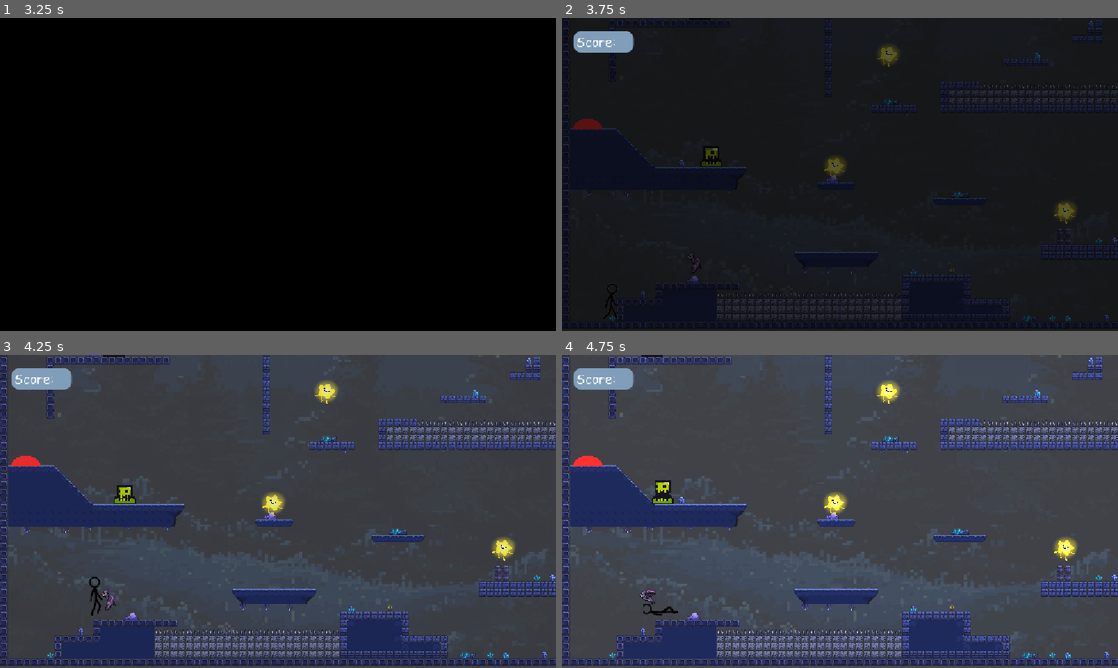
Above: before the commit, frames 1-4 (two rows, left to right).
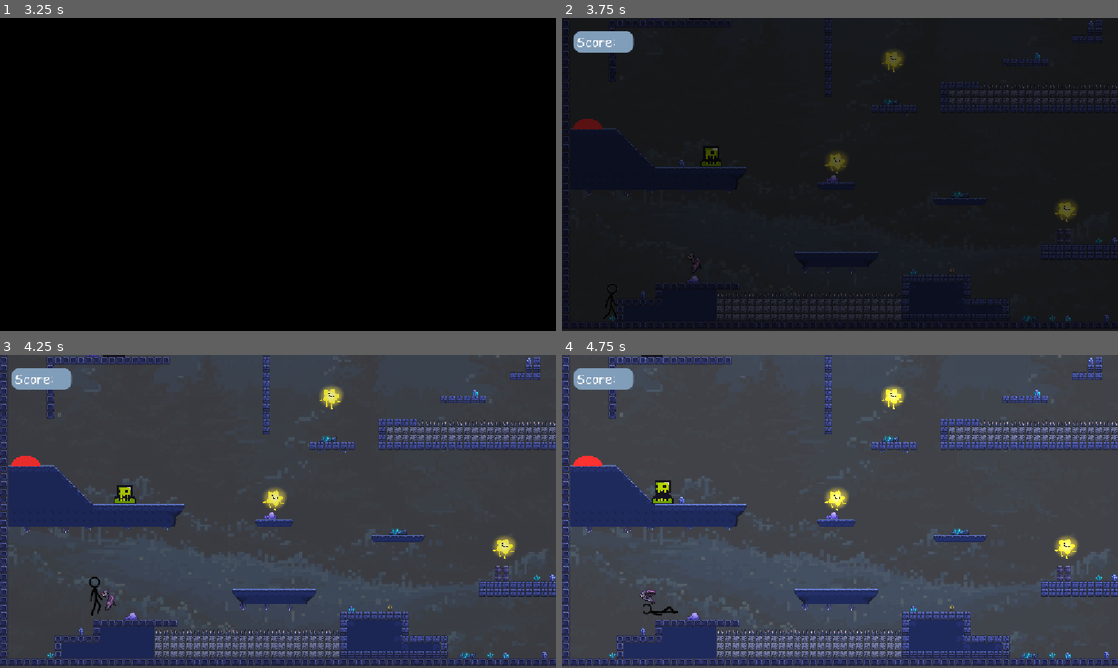
Above: after the commit, the same moments.

Repository: insertnewusername/moon-stealer
Game: Godot game, scene res://Scenes/startup.tscn
Same seed, same stepped clock (60 frames per second), same inputs: the game is played once before the commit and once after it. Sound files missing from this copy of the repository are replaced by a short silence.
Inputs (mouse positions are in pixels of both pictures, inside the frame that each line leads up to):
- Up to frame 1 (3.25 s): click "Play" at 0.5 s; click "Play" at 1.25 s; tap Enter (ui_accept) at 2, 2.27 s; move the mouse to (400, 158) at 2.02 s; hold Right (ui_right) 2.03-2.75 s; tap Space (attack) at 2.1 s; click (400, 158) at 2.17 s; click "Instructions" at 2.75 s
- Up to frame 2 (3.75 s): move the mouse to (728, 190) at 3.52 s; hold Right (ui_right) from 3.53 s (still down); tap Alt at 3.6 s
- Up to frame 3 (4.25 s): keep holding Right (ui_right); tap Enter (ui_accept) at 3.77 s
- Up to frame 4 (4.75 s): move the mouse to (895, 442) at 4.27 s; release Right (ui_right) at 4.28 s; hold Left (ui_left) from 4.28 s (still down); tap Shift at 4.35 s

Frame 1 is identical in both runs. In frame 2, 0.4% of the frame differs, in the area x 47-93%, y 8-66%; in frame 3, 0.7%; in frame 4, 0.7%.

Commit message:
star tweaks

Diff:
--- a/level1.tscn
+++ b/level1.tscn
@@ -1993,17 +1993,17 @@
 
 [node name="TileMapLayer" type="TileMapLayer" parent="TileMap" unique_id=941097287]
 texture_filter = 1
-tile_map_data = PackedByteArray("AAAKAC4AIQAAAAAAAAALAC4AIQA …(13808 unchanged characters)… AAAAAAAAxAO//IQAAAAAAAABBAOn/IQAAAAAAAAA=")
+tile_map_data = PackedByteArray("AAAKAC4AIQAAAAAAAAALAC4AIQA …(13808 unchanged characters)… AAAAAAAAxAO//IQAAAAAAAABBAOn/IQAAAAAAAAADANj/BAAAAAAAAAA=")
 tile_set = SubResource("TileSet_v38iq")
 
 [node name="stars" type="Node2D" parent="." unique_id=591725135]
 
 [node name="star" parent="stars" unique_id=427715207 instance=ExtResource("5_v8kj3")]
-position = Vector2(993.00006, 588.00006)
+position = Vector2(995, 585)
 scale = Vector2(0.28028435, 0.28028435)
 
 [node name="star2" parent="stars" unique_id=2141767363 instance=ExtResource("5_v8kj3")]
-position = Vector2(516, 495)
+position = Vector2(519.00006, 485)
 scale = Vector2(0.28028435, 0.28028435)
 
 [node name="star3" parent="stars" unique_id=2096741218 instance=ExtResource("5_v8kj3")]
@@ -2011,7 +2011,7 @@
 scale = Vector2(0.28028435, 0.28028435)
 
 [node name="star4" parent="stars" unique_id=480412674 instance=ExtResource("5_v8kj3")]
-position = Vector2(626, 264)
+position = Vector2(636.00006, 274)
 scale = Vector2(0.28028435, 0.28028435)
 
 [node name="star5" parent="stars" unique_id=1015182296 instance=ExtResource("5_v8kj3")]
@@ -2082,7 +2082,7 @@
 scale = Vector2(2.12, 2.12)
 
 [node name="bat6" parent="bats" unique_id=977322764 instance=ExtResource("40_bi6q3")]
-position = Vector2(374, -571)
+position = Vector2(451, -573)
 scale = Vector2(2.12, 2.12)
 
 [node name="bat7" parent="bats" unique_id=1695086718 instance=ExtResource("40_bi6q3")]
